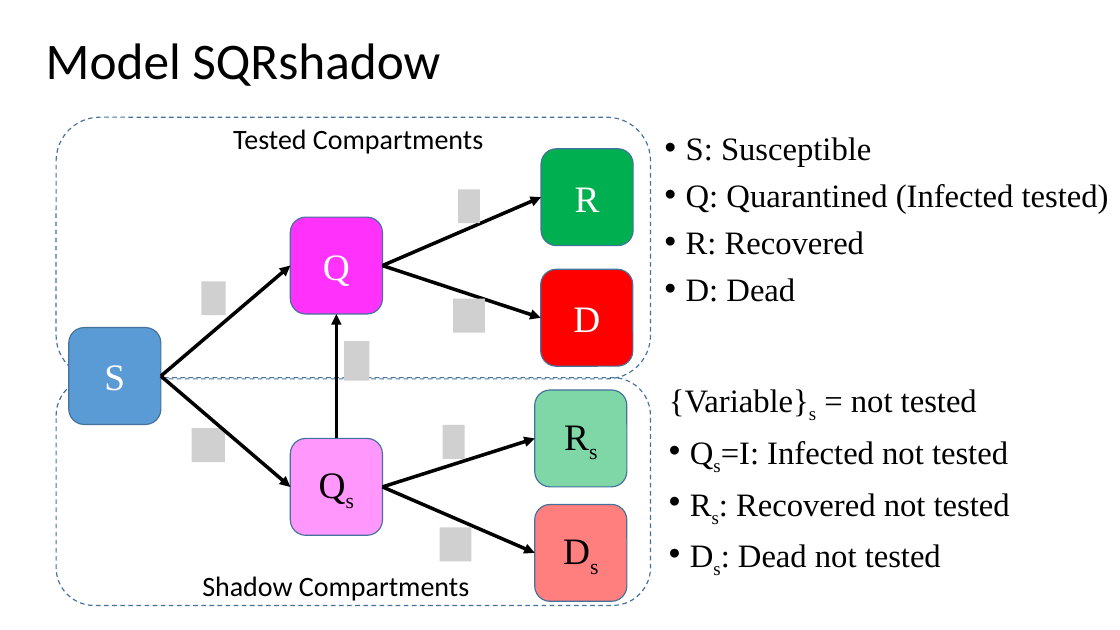
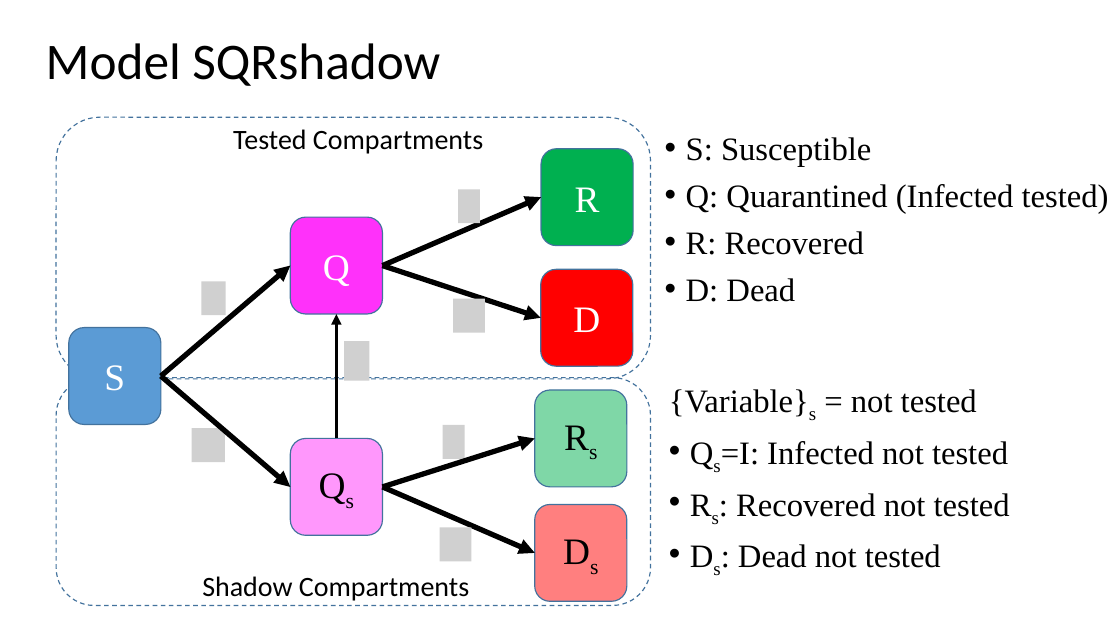
Before and after one commit to BagaskaraPutra/Indonesia-COVID19-Model-Fitting-and-Simulation, a slide deck: slide 5 of CobacobaModelIstilahBaru.pptx (slide 6 before the commit). Drawn at 1120x630 pixels with LibreOffice and Linux fonts; fonts in the diff are those of the drawing; grey boxes stand for pictures. Boxes give left, top, right and bottom in pixels: in the first picture for what was removed or moved away, otherwise in the second. Text is boxed around its words. In the diff, an @@ line names an element or a change of style, - is before the commit and + after.

```diff
--- a/CobacobaModelIstilahBaru.pptx
+++ b/CobacobaModelIstilahBaru.pptx
@@ arrow (382, 266) - (541, 197): stroke #000000 3 pt to #000000 4.5 pt @@
@@ arrow (161, 376) - (291, 266): stroke #000000 3 pt to #000000 4.5 pt @@
@@ arrow (382, 266) - (541, 318): stroke #000000 3 pt to #000000 4.5 pt @@
@@ arrow (161, 376) - (291, 487): stroke #000000 3 pt to #000000 4.5 pt @@
@@ arrow (382, 487) - (535, 439): stroke #000000 3 pt to #000000 4.5 pt @@
@@ arrow (382, 487) - (535, 553): stroke #000000 3 pt to #000000 4.5 pt @@
```
Also in this commit, not shown: 3 other slides changed, 9 other files.
